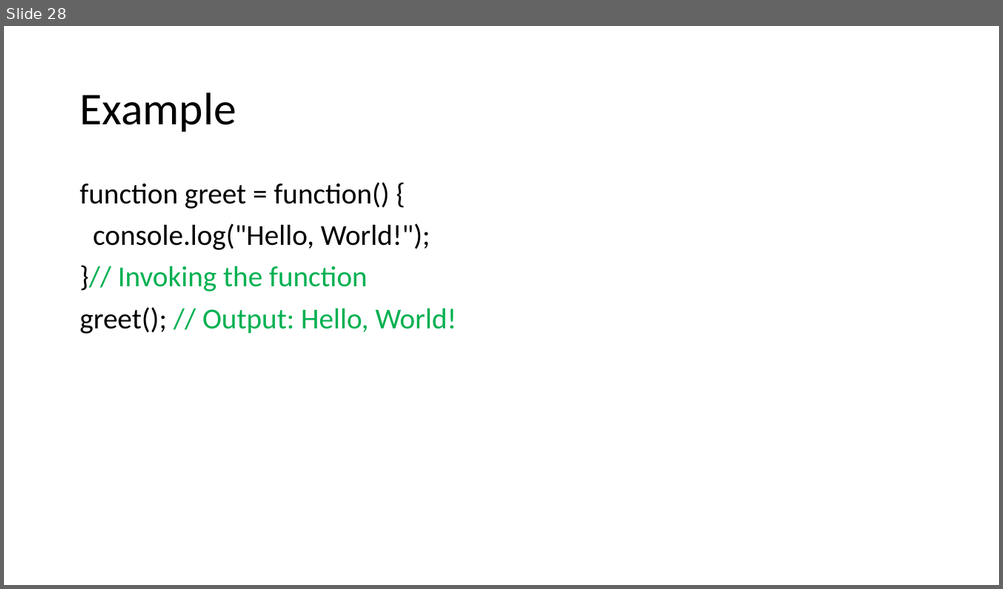
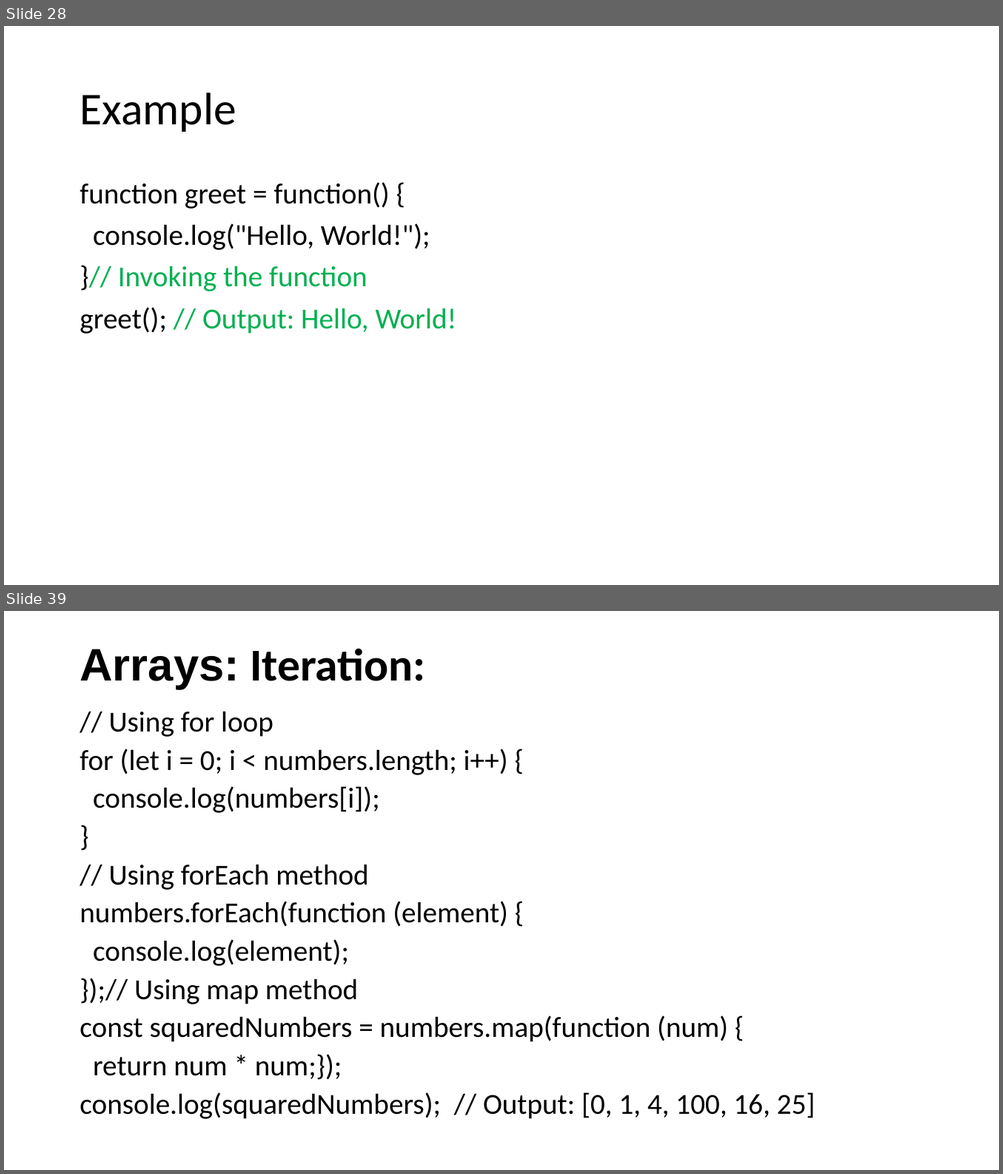
Before and after one commit to SethLK/JavaScript-Wizard-Course-for-Beginners, a slide deck: JavaScript Master Course for Beginners.pptx. Shown one above the other, each under a label of ours: slide 28 before the commit, slides 28 and 39 after it; the slides between them are not shown. The pictures are 1003x589 and 1003x1174 pixels, drawn with LibreOffice and Linux fonts; fonts in the diff are those of the drawing. Boxes give left, top, right and bottom in pixels: in the first picture for what was removed or moved away, otherwise in the second. Text is boxed around its words. In the diff, an @@ line names an element or a change of style, - is before the commit and + after.

```diff
--- a/JavaScript Master Course for Beginners.pptx
+++ b/JavaScript Master Course for Beginners.pptx
@@ slide 39 added at bbox=[4, 611, 999, 1170], background #FFFFFF @@
@@ title added at bbox=[79, 648, 425, 689], 44 pt, text #000000, bold @@
+Arrays: Iteration:
@@ text added at bbox=[79, 711, 815, 1119], 28 pt, text #000000 @@
+// Using for loop
+for (let i = 0; i < numbers.length; i++) {
+console.log(numbers[i]);
+}
+// Using forEach method
+numbers.forEach(function (element) {
+console.log(element);
+});// Using map method
+const squaredNumbers = numbers.map(function (num) {
+return num * num;});
+console.log(squaredNumbers); // Output: [0, 1, 4, 100, 16, 25]
```
Also in this commit, not shown: 3 slides changed, 12 other slides added.
